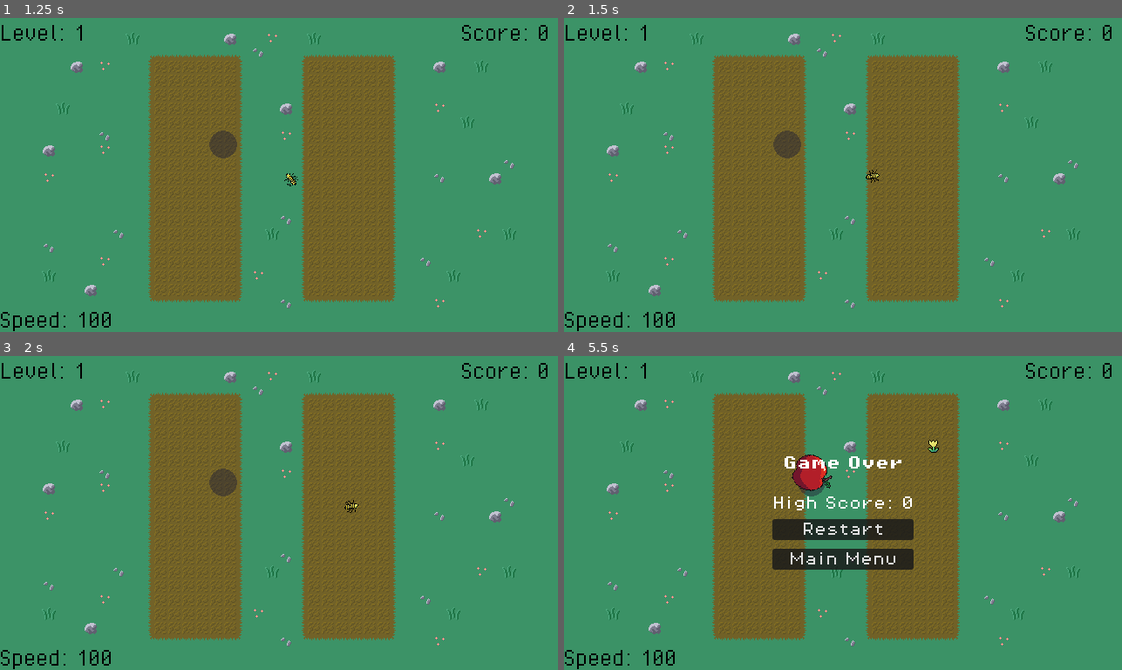
Above: before the commit, frames 1-4 (two rows, left to right).
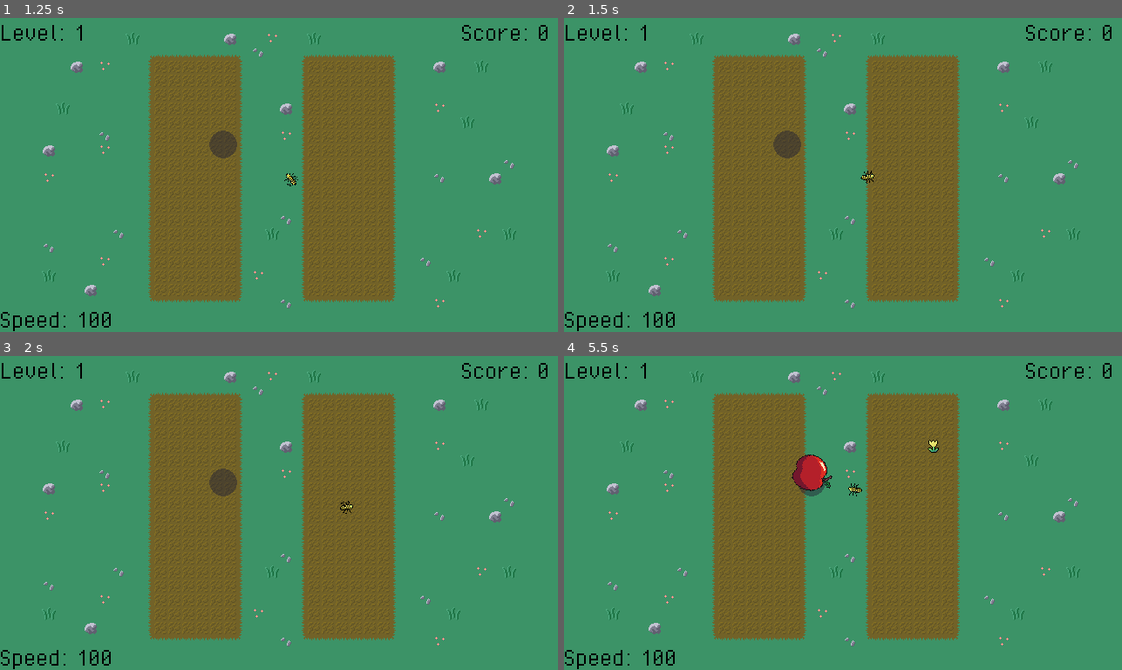
Above: after the commit, the same moments.

Repository: peterakerblom/wingless
Game: Godot game, scene res://scenes/main_menu.tscn
The game is run twice, just before and just after one commit, with the same random seed, the same clock (stepped at 60 frames per second) and the same inputs. Sound files missing from this copy of the repository are replaced by a short silence.
Inputs (mouse positions are in pixels of both pictures, inside the frame that each line leads up to):
- Up to frame 1 (1.25 s): click (279, 165) at 0.5 s
- Up to frame 2 (1.5 s): tap Enter at 1.25 s; move the mouse to (965, 159) at 1.27 s; hold W (move_up) from 1.28 s (still down)
- Up to frame 3 (2 s): keep holding W (move_up)
- Up to frame 4 (5.5 s): move the mouse to (731, 528) at 2.02 s; release W (move_up) at 2.03 s; hold S (move_down) 2.03-2.78 s; move the mouse to (898, 443) at 2.77 s; hold W (move_up) 2.78-4.28 s; move the mouse to (815, 575) at 3.52 s; move the mouse to (1010, 560) at 4.27 s; hold S (move_down) from 4.28 s (still down); move the mouse to (675, 465) at 5.02 s

Frame 1 is identical in both runs. In frame 2, less than 0.1% of the frame differs, in the area x 53-57%, y 48-53%; in frame 3, less than 0.1%; in frame 4, 4.0%, in the area x 37-63%, y 31-69%.

Commit message:
fix: player acc and friction

Diff:
--- a/scripts/globals/game_manager.gd
+++ b/scripts/globals/game_manager.gd
@@ -34,7 +34,6 @@
 
 func _on_player_died():
 	is_player_alive = false
-	print("is_player_alive = false")
 
 func reset_enemy_spawner_timers():
 	min_enemy_spawn_time = min_enemy_spawn_time_default
--- a/scripts/globals/player_stats.gd
+++ b/scripts/globals/player_stats.gd
@@ -2,6 +2,8 @@
 
 var player_speed: float = 100.0
 var player_speed_default: float = 100.0
+var player_acceleration: float = 800.0
+var player_friction: float = 600.0
 
 # Called when the node enters the scene tree for the first time.
 func _ready() -> void:
--- a/scripts/player.gd
+++ b/scripts/player.gd
@@ -1,7 +1,9 @@
 extends CharacterBody2D
 
 
-@export var speed = PlayerStats.player_speed
+@export var speed: float = PlayerStats.player_speed
+@export var acceleration: float = PlayerStats.player_acceleration
+@export var friction: float = PlayerStats.player_friction
 @onready var animated_sprite_2d: AnimatedSprite2D = $AnimatedSprite2D
 @onready var splat_amin: AnimatedSprite2D = $AnimatedSprite2DSplat
 @onready var splat_sound = preload("uid://d36qvsux0m8q")
@@ -25,7 +27,13 @@
 		animated_sprite_2d.play("walk")
 	else:
 		animated_sprite_2d.play("idle")
-	velocity = transform.x * move_input * speed
+	var target_velocity = transform.x * move_input * speed
+
+	if move_input != 0:
+		velocity = velocity.move_toward(target_velocity, acceleration * delta)
+	else:
+		velocity = velocity.move_toward(Vector2.ZERO, friction * delta)
+
 	move_and_slide()
 	if speed != PlayerStats.player_speed:
 		speed = PlayerStats.player_speed
